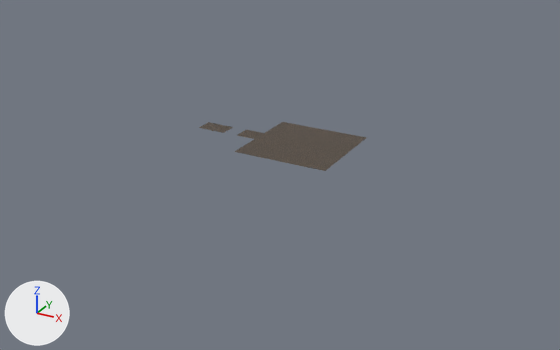
An edit to the FBX model Models/Castle/Castle_ground_plane.fbx, drawn before and after from the same camera.
Rendered twice from a camera (50 mm lens) standing at (20.9, -40.9, 18.0) and looking at (-0.9, -1.3, -1.8). Lighting does not change. The marker at lower left points along +X, +Y and +Z. Where no turn or scale is listed for an object, it has been applied to the vertices.

Before the edit, the objects in view are built like this:
```python
me_mesh = bpy.data.meshes.new('Mesh')
me_mesh.from_pydata(...)  # 145 vertices, 114 faces; spans x -7.5..3.12, y -3.12..3.12, z 0.0
me_mesh.materials.append(mat_floor_stone_shd)  # picture img_floor_stone_01_png
ob_ground_stone = bpy.data.objects.new('Ground_stone', me_mesh)
ob_ground_stone.location = (0.0, 0.0, 0.0)
```
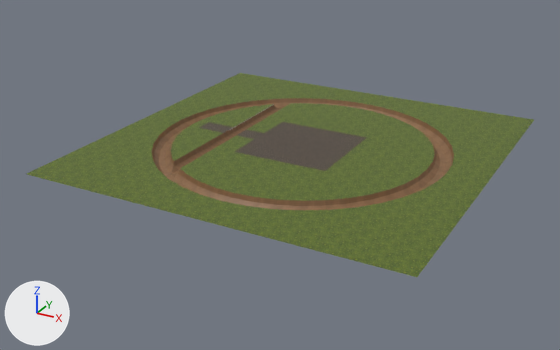
Commit message: updated ground plane

Boxes (x1, y1, x2, y2) around the edits, measured in the pictures (560 x 350 px):
'Ground_grass', added (green): after (27, 73, 534, 277)
    faces in mat_grass_shd: (27, 73, 534, 277)
'Ground_moat', added (brown): after (152, 98, 454, 210)

The change, as a diff of the scene's bpy script:
```diff
--- a/Models/Castle/Castle_ground_plane.fbx.py
+++ b/Models/Castle/Castle_ground_plane.fbx.py
@@ img_floor_sand_01_png @@
+img_floor_sand_01_png = load_image('Floor_Sand_01.png', '../../Textures/Floor_Sand_01.png', 512, 512, 'sRGB')
@@ img_grass_png @@
+img_grass_png = load_image('Grass.png', '../../Textures/Grass.png', 512, 512, 'sRGB')
@@ mat_sand_shd @@
+mat_sand_shd = principled_material('Sand_SHD')
+mat_sand_shd.texture = img_floor_sand_01_png
@@ mat_lambert1 @@
+mat_lambert1 = principled_material('lambert1')
+mat_lambert1.base_color = (0.5, 0.5, 0.5)  # grey #bcbcbc
@@ mat_grass_shd @@
+mat_grass_shd = bpy.data.materials.new('Grass_SHD')
+# uses the picture img_grass_png
@@ me_mesh_1 @@
+me_mesh_1.from_pydata(...)  # 702 vertices, 929 faces; spans x -9.4..9.4, y -9.4..9.4, z -0.5..0.0
+me_mesh_1.materials.append(mat_sand_shd)  # picture img_floor_sand_01_png
@@ me_mesh_001 @@
+me_mesh_001.from_pydata(...)  # 1674 vertices, 1634 faces; spans x -11.9..11.9, y -11.9..11.9, z -0.1..0.0
+# faces by material slot: [23, 1591, 20]
+me_mesh_001.materials.append(mat_sand_shd)  # picture img_floor_sand_01_png
+me_mesh_001.materials.append(mat_grass_shd)
+me_mesh_001.materials.append(mat_lambert1)  # grey #bcbcbc
@@ ob_ground_moat @@
+ob_ground_moat = bpy.data.objects.new('Ground_moat', me_mesh_1)
+ob_ground_moat.location = (0.0, 0.0, 0.0)
@@ ob_ground_grass @@
+ob_ground_grass = bpy.data.objects.new('Ground_grass', me_mesh_001)
+ob_ground_grass.location = (0.0, 0.0, 0.0)
```
